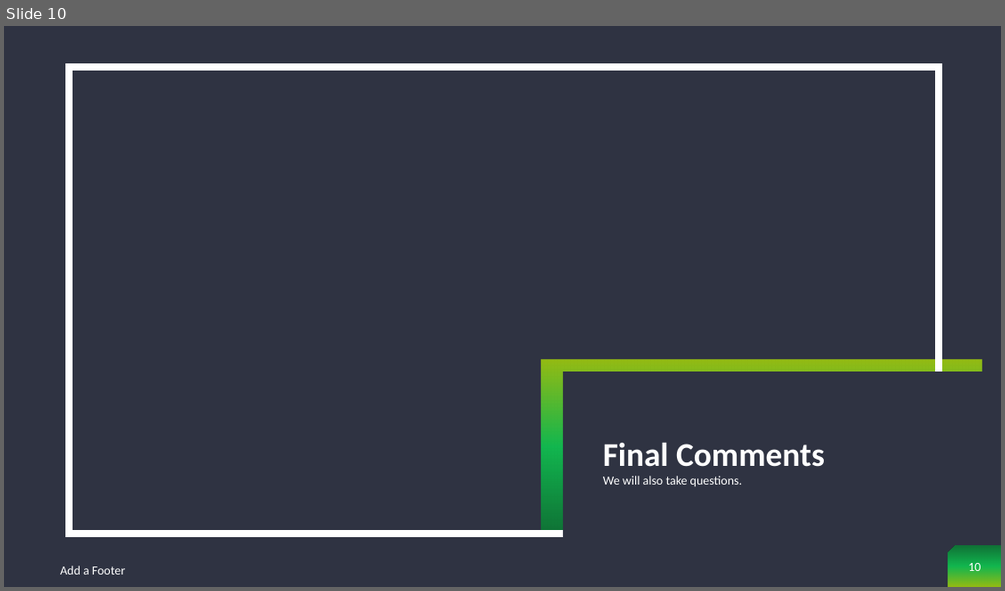
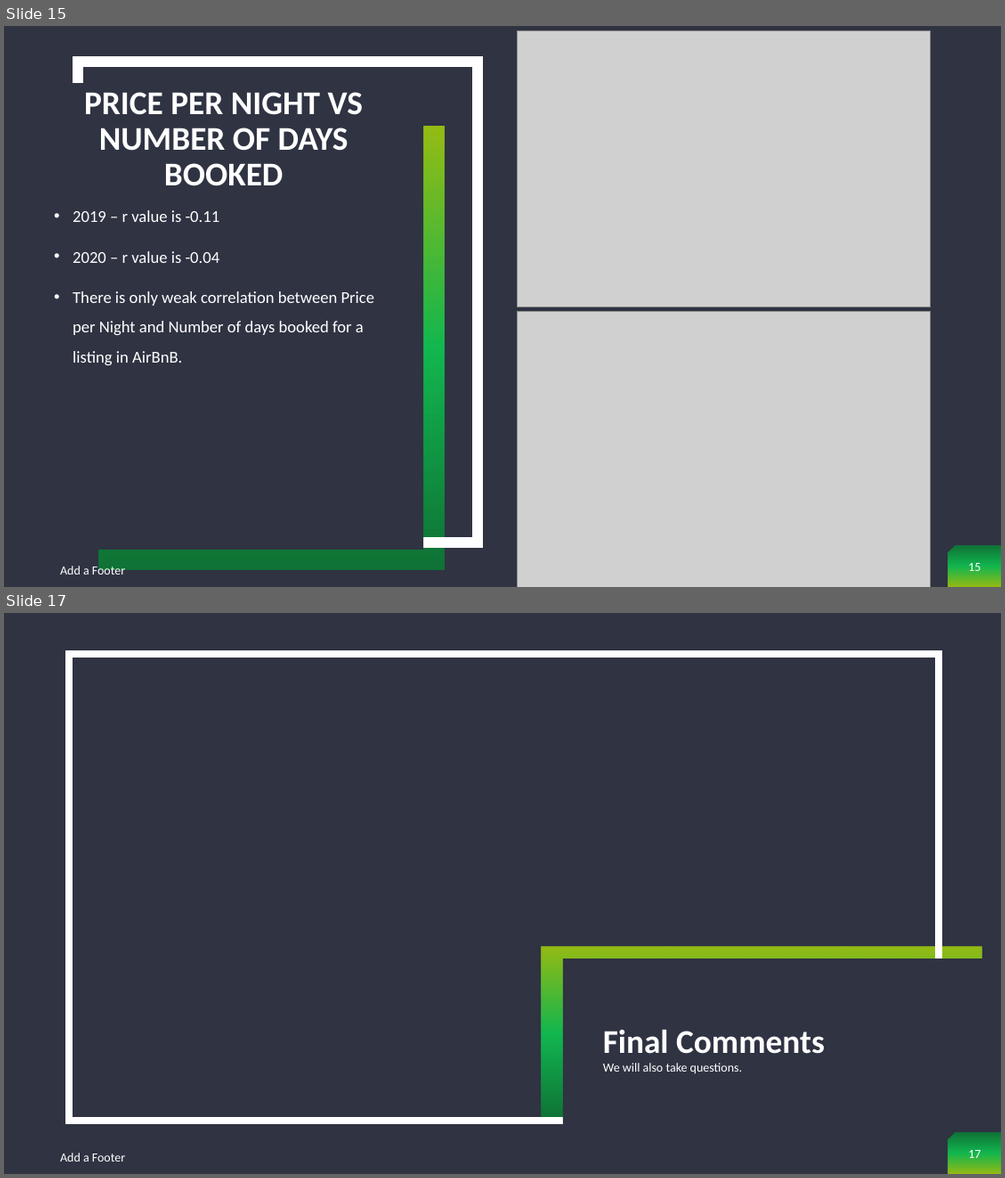
Before and after one commit to cjdance/Project_1, a slide deck: AirBnb Project - Sherin, Neena and Cody.pptx. Shown one above the other, each under a label of ours: slide 10 before the commit, slides 15 and 17 after it; the slides between them are not shown. The pictures are 1005x591 and 1005x1178 pixels, drawn with LibreOffice and Linux fonts; fonts in the diff are those of the drawing; grey boxes stand for pictures; background and template pictures are left out. Boxes give left, top, right and bottom in pixels: in the first picture for what was removed or moved away, otherwise in the second. Text is boxed around its words. In the diff, an @@ line names an element or a change of style, - is before the commit and + after.

Commit message:
Updated presentation slides with all images and commentary from the team.

```diff
--- a/AirBnb Project - Sherin, Neena and Cody.pptx
+++ b/AirBnb Project - Sherin, Neena and Cody.pptx
@@ slide 15 added at [4,26,1001,587], background #2F3342; not listed: 1 template element that a slide beside it also shows @@
@@ picture added at [517,30,930,306] @@
@@ rectangle added at [78,62,478,543], outline #FFFFFF 10 pt @@
@@ rectangle added at [57,83,423,549], fill #2F3342 @@
@@ title added at [84,92,363,186], 32 pt, text #FFFFFF, bold @@
+PRICE PER NIGHT VS NUMBER OF DAYS BOOKED
@@ rectangle added at [99,127,445,570], fill gradient #038B30 to #05EE55 to #C0F400 @@
@@ text added at [73,210,375,365], 16 pt, text #FFFFFF @@
+• 2019 – r value is -0.11
+• 2020 – r value is -0.04
+• There is only weak correlation between Price per Night and Number of days booked for a listing in AirBnB.
@@ picture added at [517,311,930,587] @@
@@ text added at [60,564,125,578], 12 pt, text #FFFFFF @@
+Add a Footer
@@ page number added at [968,563,980,571], 12 pt, text #FFFFFF @@
+15
@@ what was slide 10 is now slide 17 @@
@@ page number at [968,1150,980,1158]: text changed @@
-10
+17
```
Also in this commit, not shown: 3 slides changed, 6 other slides added, 1 slide removed.
